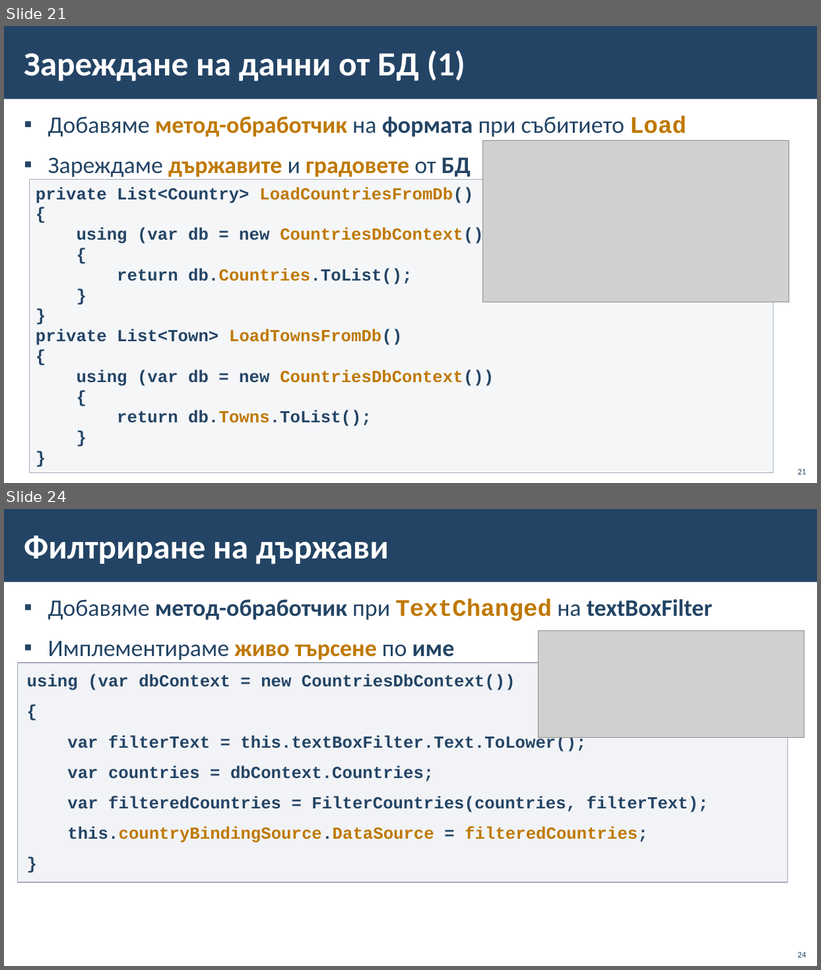
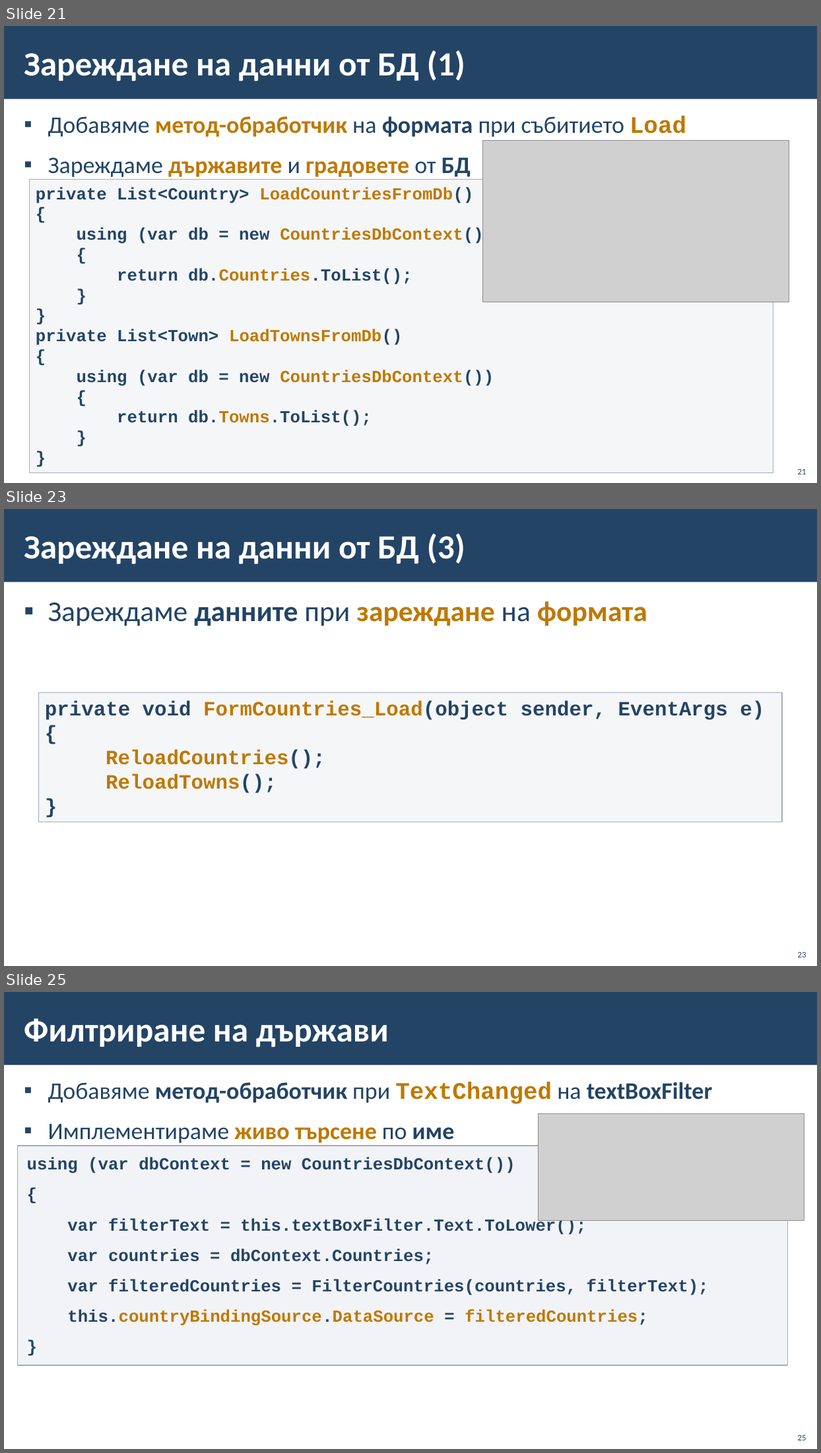
Before and after one commit to BG-IT-Edu/School-Programming, a slide deck: Courses/Software-Sciences/Module-4-Information-Systems-New/08-Navigation-between-Tables/08-Navigation-between-Tables.pptx. Shown one above the other, each under a label of ours: slides 21 and 24 before the commit, slides 21, 23 and 25 after it; the slides between them are not shown. The pictures are 821x970 and 821x1453 pixels, drawn with LibreOffice and Linux fonts; fonts in the diff are those of the drawing; grey boxes stand for pictures; background and template pictures are left out. Boxes give left, top, right and bottom in pixels: in the first picture for what was removed or moved away, otherwise in the second. Text is boxed around its words. In the diff, an @@ line names an element or a change of style, - is before the commit and + after.

```diff
--- a/Courses/Software-Sciences/Module-4-Information-Systems-New/08-Navigation-between-Tables/08-Navigation-between-Tables.pptx
+++ b/Courses/Software-Sciences/Module-4-Information-Systems-New/08-Navigation-between-Tables/08-Navigation-between-Tables.pptx
@@ slide 23 added at bbox=[4, 509, 817, 966], background #FFFFFF; not listed: 1 template element that a slide beside it also shows @@
@@ title added at bbox=[24, 533, 465, 564], 40 pt, text #FFFFFF, bold @@
+Зареждане на данни от БД (3)
@@ text added at bbox=[48, 601, 648, 626], 34 pt, text #234465, bold @@
+▪ Зареждаме данните при зареждане на формата
@@ rectangle added at bbox=[39, 692, 782, 822], fill #C2C7D2 at 15% opacity, outline #A3ABBC 1 pt, 24 pt, text #234465, bold @@
+private void FormCountries_Load(object sender, EventArgs e)
+{
+ReloadCountries();
+ReloadTowns();
+}
@@ page number added at bbox=[798, 952, 807, 958], 10 pt, text #234465 @@
+23
@@ what was slide 24 is now slide 25 @@
@@ page number at bbox=[798, 1435, 807, 1441]: text changed @@
-24
+25
```
Also in this commit, not shown: 3 slides changed.
